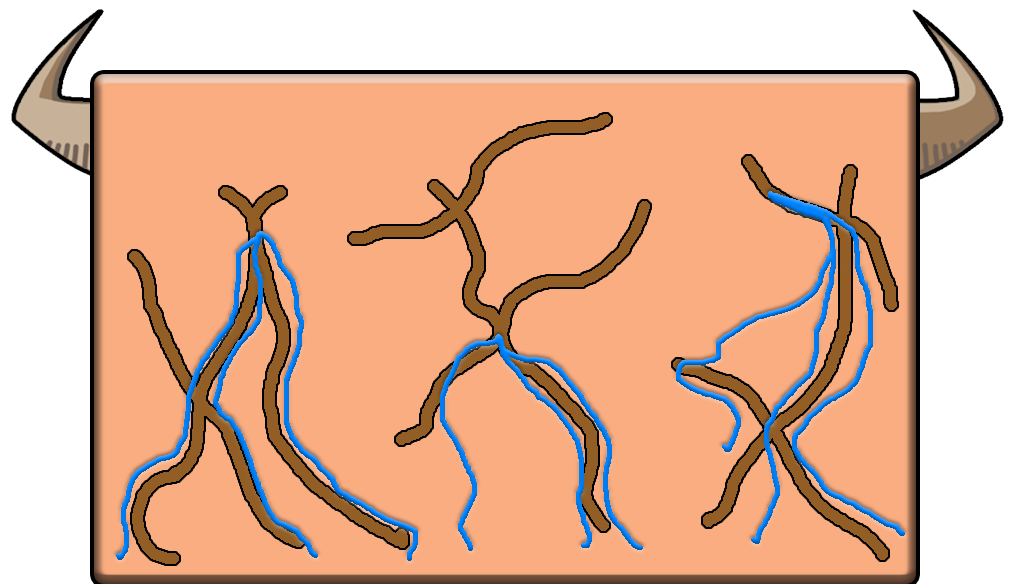
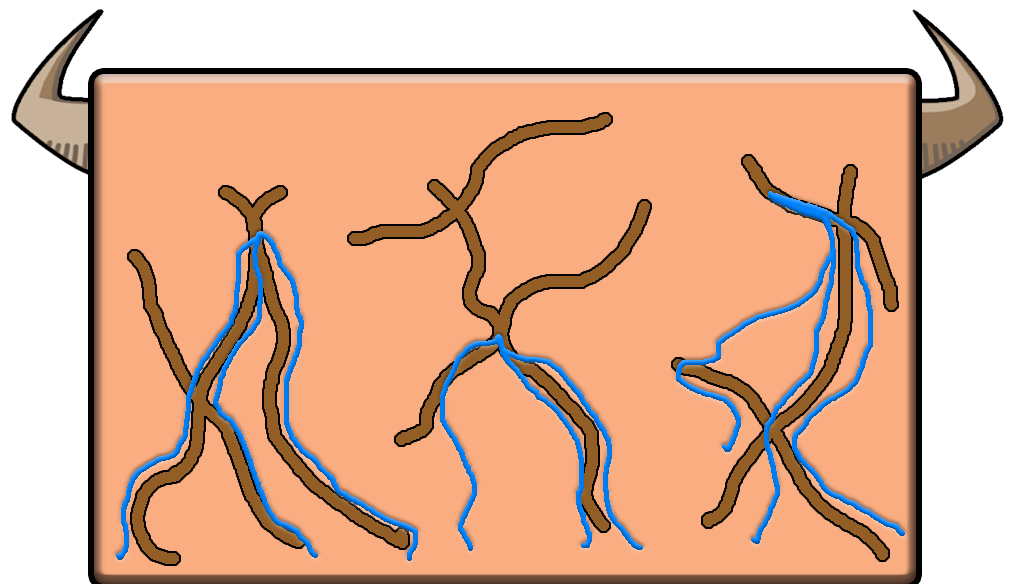
Layers edited between the first and the second (1013, 584) image:
pixels changed over left=88, top=68, right=922, bottom=584 (layer not identified)
